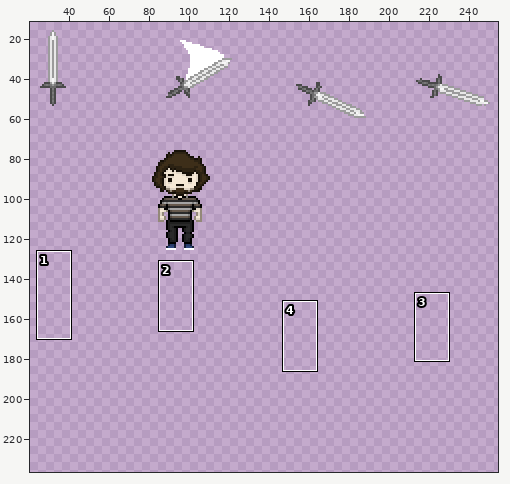
Two states of a sprite sheet, build/assets/sword.png. The picture above shows the old version from afar; the outline marks the close-up.
Close-up. The starting point:
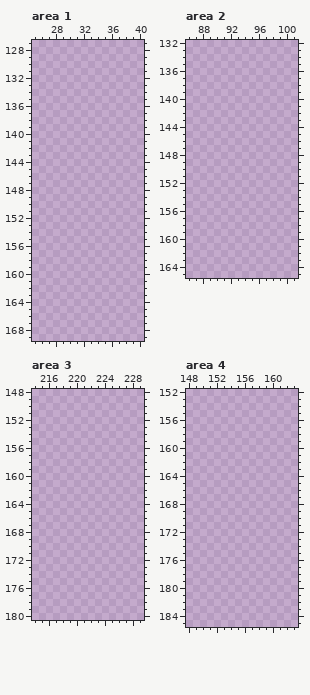
The file is 256x256 pixels. Colours within 5 levels of each other are drawn and written as one. Shown: area 1: x 25..40, y 127..169; area 2: x 86..101, y 132..165; area 3: x 214..229, y 148..180; area 4: x 148..163, y 152..185. The wide view leaves out empty margins. The commit also changed other parts of the picture, which this record leaves out.
Palette (. is transparent): 
The same view after the edit:
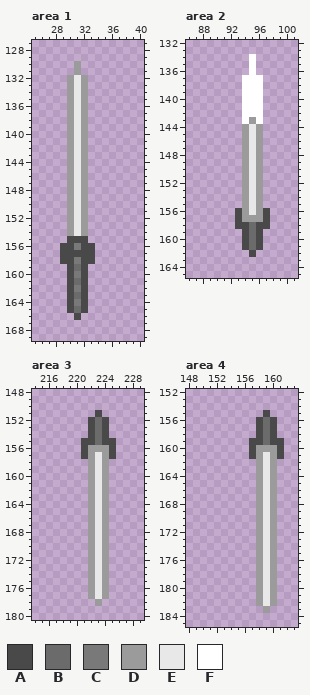
Colours new in this view: A #494949  B #6b6b6b  C #797979  D #9b9b9b  E #e8e8e8  F #ffffff
The exact change:
Area 1:
y 130..131: x 31 . -> D
y 132..154: x 30..32 ... -> DED
y 155: x 30..32 ... -> AAA
y 156: x 29..33 ..... -> AACAA
y 157: x 29..33 ..... -> AAAAA
y 158: x 29..33 ..... -> AACAA
y 159: x 30..32 ... -> ABA
y 160: x 30..32 ... -> ACA
y 161: x 30..32 ... -> ABA
y 162: x 30..32 ... -> ACA
y 163: x 30..32 ... -> ABA
y 164: x 30..32 ... -> ACA
y 165: x 30..32 ... -> ABA
y 166: x 31 . -> A
Area 2:
y 134..136: x 95 . -> F
y 137..142: x 94..96 ... -> FFF
y 143: x 94..96 ... -> FDF
y 144..155: x 94..96 ... -> DED
y 156: x 93..97 ..... -> ADEDA
y 157: x 93..97 ..... -> ADDDA
y 158: x 93..97 ..... -> AABAA
y 159..161: x 94..96 ... -> ABA
y 162: x 95 . -> A
Area 3:
y 151: x 223 . -> A
y 152..154: x 222..224 ... -> ABA
y 155: x 221..225 ..... -> AABAA
y 156: x 221..225 ..... -> ADDDA
y 157: x 221..225 ..... -> ADEDA
y 158..177: x 222..224 ... -> DED
y 178: x 223 . -> D
Area 4:
y 155: x 159 . -> A
y 156..158: x 158..160 ... -> ABA
y 159: x 157..161 ..... -> AABAA
y 160: x 157..161 ..... -> ADDDA
y 161: x 157..161 ..... -> ADEDA
y 162..182: x 158..160 ... -> DED
y 183: x 159 . -> D
Boxes around the changes in both close-ups, in picture pixels (x1, y1, x2, y2):
added: (60, 61, 95, 320)
added: (235, 54, 270, 257)
added: (81, 410, 116, 606)
added: (249, 410, 284, 613)
